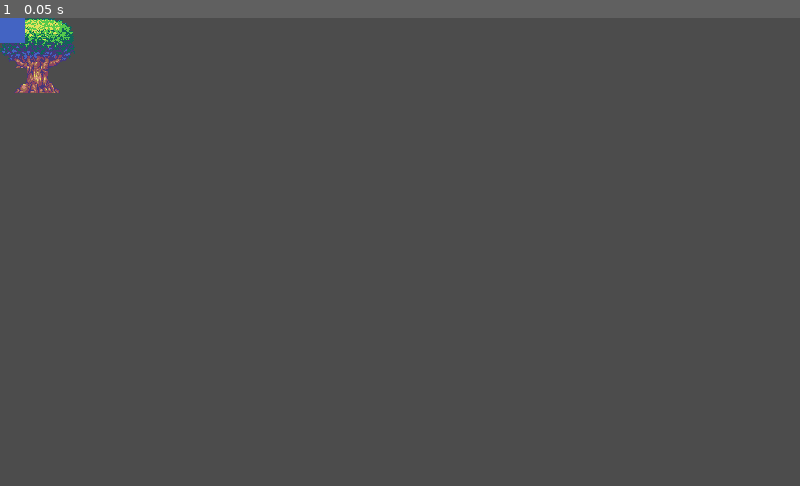
Above: before the commit, frame 1.
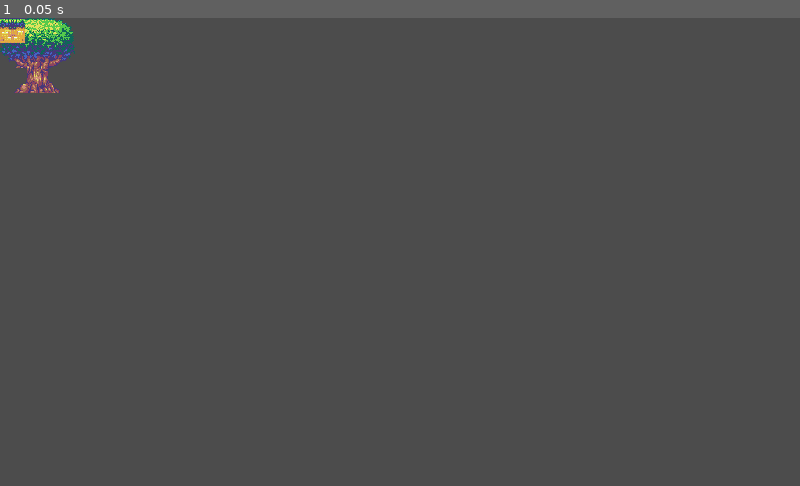
Above: after the commit, the same moment.

Repository: fmoreirati/godot_exemplo
Game: Godot game, scene res://tiles/base.tscn
The game is run twice, just before and just after one commit, with the same random seed, the same clock (stepped at 60 frames per second) and the same inputs. The project has no main scene, so this scene is started directly.
Inputs:
- Up to frame 1 (0.05 s): no input

The runs differ from the first frame. In frame 1, 0.2% of the frame differs, in the area x 0-4%, y 0-6%.

Commit message:
04062019

Diff:
--- a/scenes/Fase01.tscn
+++ /dev/null
@@ -1,15 +0,0 @@
-[gd_scene load_steps=3 format=2]
-
-[ext_resource path="res://tiles/baseTerra.tres" type="TileSet" id=1]
-[ext_resource path="res://scenes/player.tscn" type="PackedScene" id=2]
-
-[node name="Node2D" type="Node2D"]
-
-[node name="TileMap" type="TileMap" parent="."]
-tile_set = ExtResource( 1 )
-cell_size = Vector2( 32, 32 )
-format = 1
-tile_data = PoolIntArray( 786463, 0, 0, 786464, 0, 0, 786465, 0, 0, 786466, 0, 0, 786467, 0, 0, 786468, 0, 0, 851968, 0, 0, 851969, 0, 0, 851970, 0, 0, 851973, 0, 0, 851974, 0, 0, 851975, 0, 0, 851976, 0, 0, 851991, 0, 0, 851992, 0, 0, 851993, 0, 0, 851994, 0, 0, 851995, 0, 0, 851996, 0, 0, 851997, 0, 0, 851998, 0, 0, 917507, 0, 0, 917508, 0, 0, 917513, 0, 0, 917514, 0, 0, 917515, 0, 0, 917516, 0, 0, 917517, 0, 0, 917518, 0, 0, 917519, 0, 0, 917520, 0, 0, 917521, 0, 0, 917522, 0, 0, 917523, 0, 0, 917524, 0, 0, 917525, 0, 0, 917526, 0, 0 )
-
-[node name="Node2D" parent="." instance=ExtResource( 2 )]
-position = Vector2( 160, 384 )
--- /dev/null
+++ b/scenes/fase01.tscn
@@ -0,0 +1,16 @@
+[gd_scene load_steps=3 format=2]
+
+[ext_resource path="res://tiles/baseTerra.tres" type="TileSet" id=1]
+[ext_resource path="res://scenes/player.tscn" type="PackedScene" id=2]
+
+[node name="Node2D" type="Node2D"]
+
+[node name="TileMap" type="TileMap" parent="."]
+tile_set = ExtResource( 1 )
+cell_size = Vector2( 32, 32 )
+collision_use_kinematic = true
+format = 1
+tile_data = PoolIntArray( 851969, 0, 0, 851970, 0, 0, 851971, 0, 0, 851972, 0, 0, 917504, 0, 0, 917509, 0, 0, 917510, 0, 0, 917511, 0, 0, 917512, 0, 0, 917513, 0, 0, 917514, 0, 0, 917515, 0, 0, 917516, 0, 0, 917517, 0, 0, 917518, 0, 0, 917519, 0, 0, 917520, 0, 0, 917521, 0, 0, 917522, 0, 0 )
+
+[node name="KinematicBody2D" parent="." instance=ExtResource( 2 )]
+position = Vector2( 192, 352 )
--- a/scenes/player.tscn
+++ b/scenes/player.tscn
@@ -1,6 +1,6 @@
 [gd_scene load_steps=8 format=2]
 
-[ext_resource path="res://scripts/movePlayer.gb.gd" type="Script" id=1]
+[ext_resource path="res://scripts/movePlayerPlatforms.gd" type="Script" id=1]
 [ext_resource path="res://assets/atores.png" type="Texture" id=2]
 
 [sub_resource type="CapsuleShape2D" id=1]
@@ -75,12 +75,10 @@
 "values": [ 24, 25, 26 ]
 }
 
-[node name="Node2D" type="Node2D"]
-
-[node name="KinematicBody2D" type="KinematicBody2D" parent="."]
+[node name="KinematicBody2D" type="KinematicBody2D"]
 script = ExtResource( 1 )
 
-[node name="atores" type="Sprite" parent="KinematicBody2D"]
+[node name="atores" type="Sprite" parent="."]
 scale = Vector2( 0.5, 0.5 )
 texture = ExtResource( 2 )
 centered = false
@@ -88,13 +86,13 @@
 hframes = 12
 frame = 1
 
-[node name="CollisionShape2D" type="CollisionShape2D" parent="KinematicBody2D"]
+[node name="CollisionShape2D" type="CollisionShape2D" parent="."]
 visible = false
 position = Vector2( 16, 16 )
 shape = SubResource( 1 )
 disabled = true
 
-[node name="AnimationPlayer" type="AnimationPlayer" parent="KinematicBody2D"]
+[node name="AnimationPlayer" type="AnimationPlayer" parent="."]
 anims/back = SubResource( 2 )
 anims/front = SubResource( 3 )
 anims/left = SubResource( 4 )
--- /dev/null
+++ b/scripts/movePlayerPlatforms.gd
@@ -0,0 +1,38 @@
+extends KinematicBody2D
+
+const UP = Vector2(0, -1)
+
+var motion = Vector2()
+var gravity = 1500
+var speed = 150
+var jump_height = -550
+
+func _ready():
+	pass
+
+func _process(delta):
+	pass
+
+func _physics_process(delta):
+
+	motion.y += gravity * delta
+
+	if Input.is_action_pressed("ui_right"):
+		motion.x = speed
+		$AnimationPlayer.play("right")
+
+	elif Input.is_action_pressed("ui_left"):
+		motion.x = -speed
+		$AnimationPlayer.play("left")
+
+	else:
+		motion.x = 0
+		$AnimationPlayer.stop()
+
+
+	if is_on_floor():
+		if Input.is_action_pressed("ui_up"):
+			motion.y = jump_height
+			$jump.play()
+
+	motion = move_and_slide(motion,UP)
--- a/tiles/base.tscn
+++ b/tiles/base.tscn
@@ -2,24 +2,12 @@
 
 [ext_resource path="res://assets/plataforma03.png" type="Texture" id=1]
 
-[sub_resource type="RectangleShape2D" id=1]
+[sub_resource type="RectangleShape2D" id=2]
 extents = Vector2( 32, 32 )
 
-[sub_resource type="ConvexPolygonShape2D" id=2]
+[sub_resource type="ConvexPolygonShape2D" id=3]
 
 [node name="Node2D" type="Node2D"]
-
-[node name="plataform" type="Sprite" parent="."]
-texture = ExtResource( 1 )
-centered = false
-region_enabled = true
-region_rect = Rect2( 128, 0, 32, 32 )
-
-[node name="StaticBody2D" type="StaticBody2D" parent="plataform"]
-
-[node name="CollisionShape2D" type="CollisionShape2D" parent="plataform/StaticBody2D"]
-position = Vector2( 16, 16 )
-shape = SubResource( 1 )
 
 [node name="plataform2" type="Sprite" parent="."]
 editor/display_folded = true
@@ -180,3 +168,15 @@
 centered = false
 region_enabled = true
 region_rect = Rect2( 64, 384, 32, 32 )
+
+[node name="StaticBody2D" type="StaticBody2D" parent="."]
+
+[node name="CollisionShape2D" type="CollisionShape2D" parent="StaticBody2D"]
+position = Vector2( 16, 16 )
+shape = SubResource( 2 )
+
+[node name="plataform" type="Sprite" parent="StaticBody2D"]
+texture = ExtResource( 1 )
+centered = false
+region_enabled = true
+region_rect = Rect2( 128, 0, 32, 32 )
--- a/tiles/baseTerra.tres
+++ b/tiles/baseTerra.tres
@@ -1,14 +1,17 @@
-[gd_resource type="TileSet" load_steps=5 format=2]
+[gd_resource type="TileSet" load_steps=6 format=2]
 
 [ext_resource path="res://assets/plataforma03.png" type="Texture" id=1]
 
 [sub_resource type="RectangleShape2D" id=1]
 extents = Vector2( 16, 16 )
 
-[sub_resource type="RectangleShape2D" id=2]
+[sub_resource type="RectangleShape2D" id=5]
 extents = Vector2( 32, 32 )
 
 [sub_resource type="ConvexPolygonShape2D" id=3]
+
+[sub_resource type="RectangleShape2D" id=4]
+extents = Vector2( 32, 32 )
 
 [resource]
 0/name = "base00"
@@ -167,7 +170,7 @@
 "autotile_coord": Vector2( 0, 0 ),
 "one_way": false,
 "one_way_margin": 1.0,
-"shape": SubResource( 2 ),
+"shape": SubResource( 4 ),
 "shape_transform": Transform2D( 1, 0, 0, 1, 16, 16 )
 } ]
 9/z_index = 0
@@ -183,7 +186,7 @@
 "autotile_coord": Vector2( 0, 0 ),
 "one_way": false,
 "one_way_margin": 1.0,
-"shape": SubResource( 2 ),
+"shape": SubResource( 5 ),
 "shape_transform": Transform2D( 1, 0, 0, 1, 16, 16 )
 } ]
 10/z_index = 0
@@ -199,7 +202,7 @@
 "autotile_coord": Vector2( 0, 0 ),
 "one_way": false,
 "one_way_margin": 1.0,
-"shape": SubResource( 2 ),
+"shape": SubResource( 5 ),
 "shape_transform": Transform2D( 1, 0, 0, 1, 16, 16 )
 } ]
 11/z_index = 0
@@ -215,7 +218,7 @@
 "autotile_coord": Vector2( 0, 0 ),
 "one_way": false,
 "one_way_margin": 1.0,
-"shape": SubResource( 2 ),
+"shape": SubResource( 5 ),
 "shape_transform": Transform2D( 1, 0, 0, 1, 16, 16 )
 } ]
 12/z_index = 0
@@ -231,7 +234,7 @@
 "autotile_coord": Vector2( 0, 0 ),
 "one_way": false,
 "one_way_margin": 1.0,
-"shape": SubResource( 2 ),
+"shape": SubResource( 5 ),
 "shape_transform": Transform2D( 1, 0, 0, 1, 16, 16 )
 } ]
 13/z_index = 0
@@ -247,7 +250,7 @@
 "autotile_coord": Vector2( 0, 0 ),
 "one_way": false,
 "one_way_margin": 1.0,
-"shape": SubResource( 2 ),
+"shape": SubResource( 5 ),
 "shape_transform": Transform2D( 1, 0, 0, 1, 16, 16 )
 } ]
 14/z_index = 0
@@ -263,7 +266,7 @@
 "autotile_coord": Vector2( 0, 0 ),
 "one_way": false,
 "one_way_margin": 1.0,
-"shape": SubResource( 2 ),
+"shape": SubResource( 5 ),
 "shape_transform": Transform2D( 1, 0, 0, 1, 16, 16 )
 } ]
 15/z_index = 0
@@ -280,7 +283,7 @@
 "one_way": false,
 "one_way_margin": 1.0,
 "shape": SubResource( 3 ),
-"shape_transform": Transform2D( -4, -3.49691e-07, 3.49691e-07, -4, 32, 32 )
+"shape_transform": Transform2D( -4, 1.01407e-05, -1.01407e-05, -4, 32, 32 )
 } ]
 16/z_index = 0
 17/name = "tree"
Renamed: scripts/movePlayer.gb.gd -> scripts/movePlayerPespective.gd
Not shown: 7 places in tiles/base.tscn that only renumber resources
